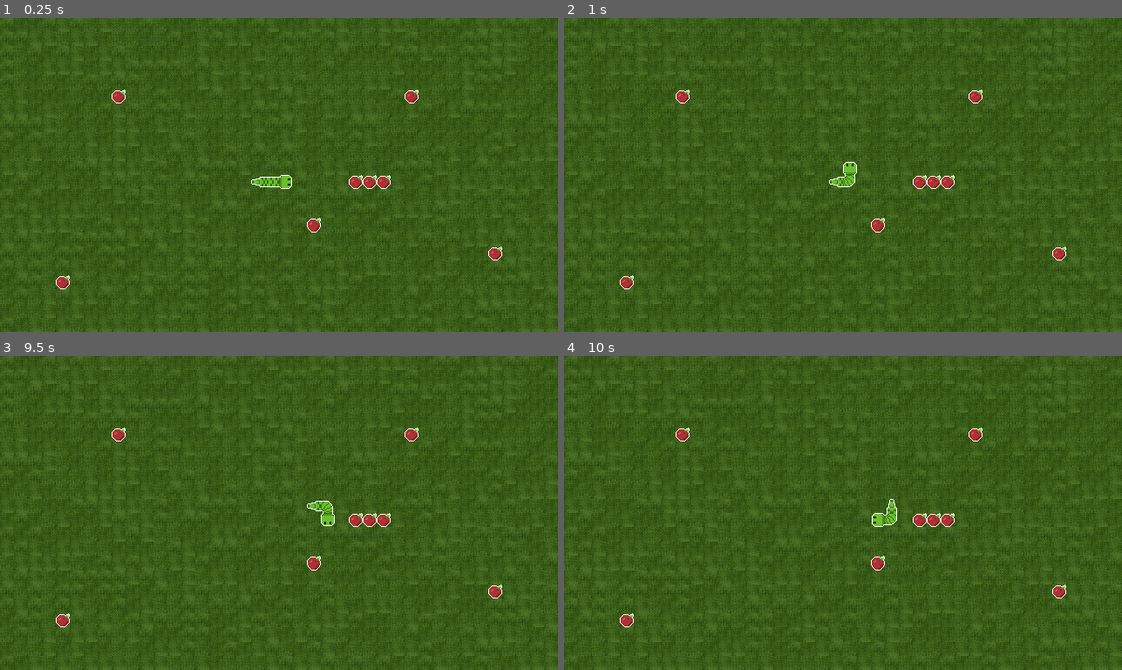
Above: before the commit, frames 1-4 (two rows, left to right).
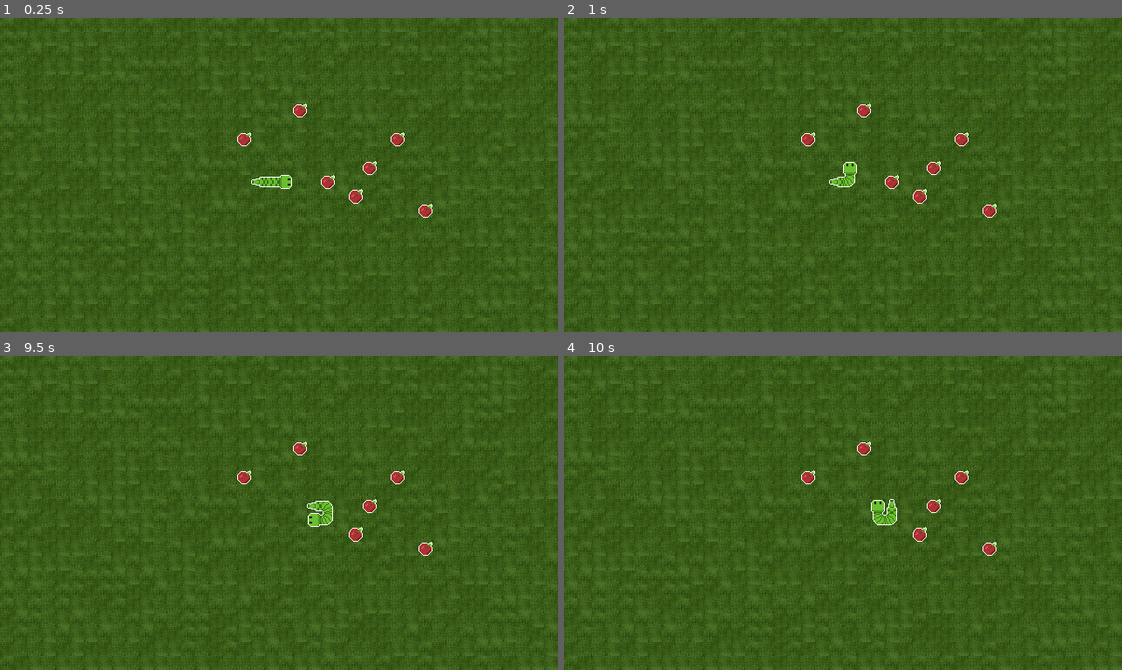
Above: after the commit, the same moments.

Repository: Acanixz/game-dev-train
Game: Godot game, scene res://scenes/level/level.tscn
Two runs of this game, one before a commit and one after it. Both use one fixed random seed, a clock stepped at 60 frames per second and the inputs below.
Inputs:
- Up to frame 1 (0.25 s): no input
- Up to frame 2 (1 s): tap Enter at 0.5 s; hold W (up) from 0.53 s (still down)
- Up to frame 3 (9.5 s): tap Space at 1.25, 3.5, 5.75 s; release W (up) at 2.03 s; hold A (left) 2.03-3.53 s; tap Enter at 2.75, 4.25 s; hold S (down) 3.53-4.28 s; hold D (right) 4.28-5.03 s; hold W (up) 5.03-5.78 s; hold D (right) 5.78-8.03 s; hold S (down) 8.03-8.78 s; hold A (left) from 8.78 s (still down)
- Up to frame 4 (10 s): release A (left) at 9.53 s; hold W (up) from 9.53 s (still down)

The runs differ from the first frame. In frame 1, 1.3% of the frame differs, in the area x 10-90%, y 22-87%; in frame 2, 1.3%; in frame 3, 1.4%; in frame 4, 1.4%.

Commit message:
Feat: Level Completion Rate and global.gd

Diff:
--- /dev/null
+++ b/snake/src/globals/global.gd
@@ -0,0 +1,4 @@
+extends Node
+
+func get_level():
+	return get_tree().root.get_node("Level")
--- a/snake/src/project.godot
+++ b/snake/src/project.godot
@@ -14,6 +14,10 @@
 run/main_scene="res://scenes/level/level.tscn"
 config/features=PackedStringArray("4.3", "GL Compatibility")
 config/icon="res://icon.png"
+
+[autoload]
+
+G="*res://globals/global.gd"
 
 [display]
 
--- /dev/null
+++ b/snake/src/scenes/level/level.gd
@@ -0,0 +1,14 @@
+class_name Level
+extends TileMapLayer
+
+func get_completion_rate() -> float:
+	return $Player.size * 1.0 / get_used_cells().size()
+
+func get_available_cells() -> Array[Vector2i]:
+	var available_cells: Array[Vector2i] = get_used_cells()
+	var snake_cells: Array[Vector2i] = $Player.get_used_cells()
+	var item_cells: Array[Vector2i] = $Items.get_used_cells()
+
+	return available_cells.filter(func(element):
+		return not snake_cells.has(element) and not item_cells.has(element)
+	)
--- a/snake/src/scenes/level/level.tscn
+++ b/snake/src/scenes/level/level.tscn
@@ -1,7 +1,8 @@
-[gd_scene load_steps=12 format=4 uid="uid://bym1vjewhr265"]
+[gd_scene load_steps=13 format=4 uid="uid://bym1vjewhr265"]
 
 [ext_resource type="PackedScene" uid="uid://blx15emmpfjjd" path="res://scenes/player/player.tscn" id="1_10n2r"]
 [ext_resource type="Texture2D" uid="uid://dm8r36r7owy4a" path="res://assets/images/grass.png" id="1_fq6ts"]
+[ext_resource type="Script" path="res://scenes/level/level.gd" id="2_h1vt5"]
 [ext_resource type="Texture2D" uid="uid://hgrnxtqm5u8r" path="res://assets/images/apple.png" id="3_kb861"]
 
 [sub_resource type="TileSetAtlasSource" id="TileSetAtlasSource_a7bu6"]
@@ -45,6 +46,7 @@
 [node name="Level" type="TileMapLayer"]
 tile_map_data = PackedByteArray("AAAAAAEAAAAAAAEAAAD//wEAAAAAAAEAAAD+/wAAAAAAAAEAAAD+////AAABAAAAAAD/////AAAAAAAAAAAAAP …(14000 unchanged characters)…
 tile_set = SubResource("TileSet_sd7mi")
+script = ExtResource("2_h1vt5")
 
 [node name="Player" parent="." instance=ExtResource("1_10n2r")]
 
@@ -67,5 +69,5 @@
 
 [node name="Items" type="TileMapLayer" parent="."]
 z_index = 9
-tile_map_data = PackedByteArray("AAACAAMAAAAAAAAAAAAJAPr/AAAAAAAAAAD0//r/AAAAAAAAAADw/wcAAAAAAAAAAAAPAAUAAAAAAAAAAAAFAAAAAAAAAAAAAAAGAAAAAAAAAAAAAAAHAAAAAAAAAAAAAAA=")
+tile_map_data = PackedByteArray("AAAFAAEAAAAAAAAAAAAIAP3/AAAAAAAAAAABAPv/AAAAAAAAAAAKAAIAAAAAAAAAAAADAAAAAAAAAAAAAAAGAP//AAAAAAAAAAD9//3/AAAAAAAAAAA=")
 tile_set = SubResource("TileSet_nxek4")
--- a/snake/src/scenes/player/player.tscn
+++ b/snake/src/scenes/player/player.tscn
@@ -42,6 +42,8 @@
 		var item_pos = body.local_to_map(position)
 		snake.size += 1
 		body.set_cell(item_pos,0)
+
+		print(G.get_level().get_available_cells().size())
 "
 
 [sub_resource type="RectangleShape2D" id="RectangleShape2D_q1pse"]
